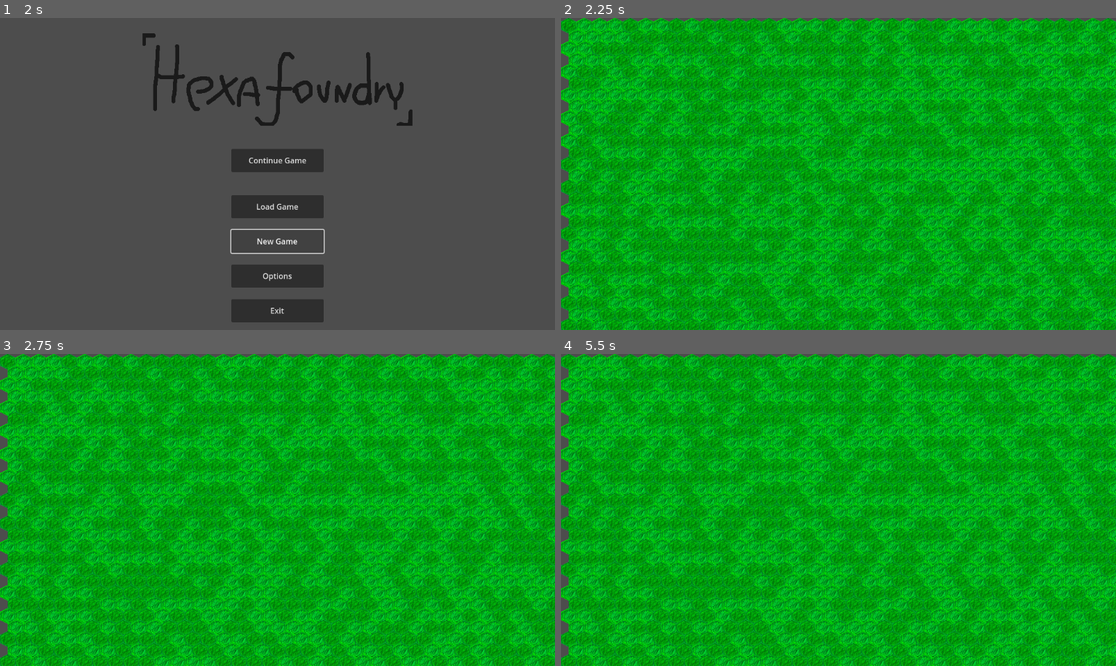
Above: before the commit, frames 1-4 (two rows, left to right).
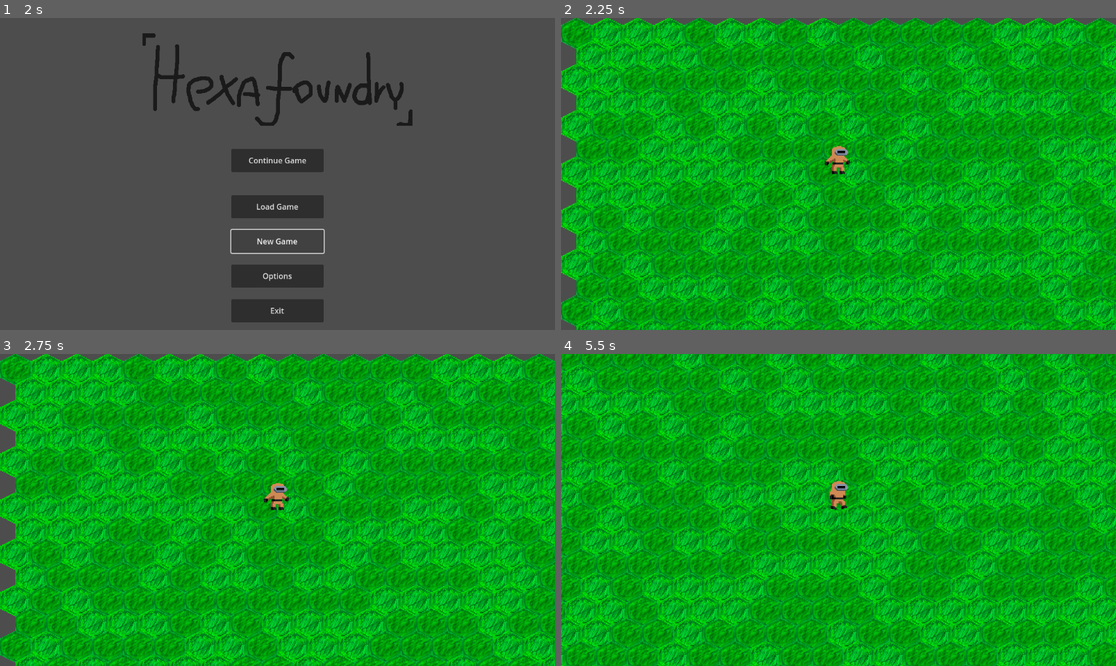
Above: after the commit, the same moments.

Repository: Photon-Gravity/Hexafoundry
Game: Godot game, scene res://scenes/menus/main_menu/menu_screen.tscn
Two runs of this game, one before a commit and one after it. Both use one fixed random seed, a clock stepped at 60 frames per second and the inputs below.
Inputs:
- Up to frame 1 (2 s): click "New Game" at 0.5 s; click "New Game" at 1.25 s
- Up to frame 2 (2.25 s): click "Continue Game" at 2 s
- Up to frame 3 (2.75 s): no input
- Up to frame 4 (5.5 s): hold D (move_right, bound only after the commit) 2.78-3.53 s; hold S (move_down, bound only after the commit) 3.53-4.28 s; hold D (move_right, bound only after the commit) 4.28-5.03 s; hold W (move_up, bound only after the commit) from 5.03 s (still down)

Frame 1 is identical in both runs. In frame 2, 58% of the frame differs, in the area x 0-100%, y 0-100%; in frame 3, 58%; in frame 4, 57%.

Commit message:
Added the player character and movement.

Diff:
--- /dev/null
+++ b/metallurgist.gd
@@ -0,0 +1,42 @@
+extends CharacterBody2D
+
+
+const SPEED = 125.0
+const JUMP_VELOCITY = -400.0
+const INV_SQRT_2 = 1/sqrt(2)
+
+@onready var animated_sprite = $AnimatedSprite2D
+
+func _physics_process(delta: float) -> void:
+	# Get the input direction and handle the movement/deceleration.
+	# As good practice, you should replace UI actions with custom gameplay actions.
+	var directionX := Input.get_axis("move_left", "move_right")
+	var directionY := Input.get_axis("move_up", "move_down")
+
+	if directionX:
+		velocity.x = directionX * SPEED
+	else:
+		velocity.x = move_toward(velocity.x, 0, SPEED)
+
+	if directionY:
+		velocity.y = directionY * SPEED
+	else:
+		velocity.y = move_toward(velocity.y, 0, SPEED)
+
+	if directionX && directionY:
+		velocity.x *= INV_SQRT_2;
+		velocity.y *= INV_SQRT_2;
+
+	if directionX > 0:
+		animated_sprite.flip_h = false
+	elif directionX < 0:
+		animated_sprite.flip_h = true;
+
+	#animations
+	if directionX == 0 && directionY == 0:
+		animated_sprite.play("idle")
+	else:
+		animated_sprite.play("run")
+
+
+	move_and_slide()
--- a/project.godot
+++ b/project.godot
@@ -14,3 +14,30 @@
 run/main_scene="res://scenes/menus/main_menu/menu_screen.tscn"
 config/features=PackedStringArray("4.3", "Forward Plus")
 config/icon="res://icon.svg"
+
+[input]
+
+move_up={
+"deadzone": 0.5,
+"events": [Object(InputEventKey,"resource_local_to_scene":false,"resource_name":"","device":-1,"window_id":0,"alt_pressed":false,"shift_pressed":false,"ctrl_pressed":false,"meta_pressed":false,"pressed":false,"keycode":0,"physical_keycode":87,"key_label":0,"unicode":119,"location":0,"echo":false,"script":null)
+]
+}
+move_left={
+"deadzone": 0.5,
+"events": [Object(InputEventKey,"resource_local_to_scene":false,"resource_name":"","device":-1,"window_id":0,"alt_pressed":false,"shift_pressed":false,"ctrl_pressed":false,"meta_pressed":false,"pressed":false,"keycode":0,"physical_keycode":65,"key_label":0,"unicode":97,"location":0,"echo":false,"script":null)
+]
+}
+move_down={
+"deadzone": 0.5,
+"events": [Object(InputEventKey,"resource_local_to_scene":false,"resource_name":"","device":-1,"window_id":0,"alt_pressed":false,"shift_pressed":false,"ctrl_pressed":false,"meta_pressed":false,"pressed":false,"keycode":0,"physical_keycode":83,"key_label":0,"unicode":115,"location":0,"echo":false,"script":null)
+]
+}
+move_right={
+"deadzone": 0.5,
+"events": [Object(InputEventKey,"resource_local_to_scene":false,"resource_name":"","device":-1,"window_id":0,"alt_pressed":false,"shift_pressed":false,"ctrl_pressed":false,"meta_pressed":false,"pressed":false,"keycode":0,"physical_keycode":68,"key_label":0,"unicode":100,"location":0,"echo":false,"script":null)
+]
+}
+
+[rendering]
+
+textures/canvas_textures/default_texture_filter=0
--- a/scenes/World/world.gd
+++ b/scenes/World/world.gd
@@ -1,11 +1,13 @@
 extends Node2D
 
-
+var seed = 0
 # Called when the node enters the scene tree for the first time.
-func _ready() -> void:
-	pass # Replace with function body.
-
+func _ready() -> void: # Replace with function body.
+	pass
 
 # Called every frame. 'delta' is the elapsed time since the previous frame.
 func _process(delta: float) -> void:
 	pass
+
+func getSeed() -> int:
+	return seed
--- a/scenes/World/world.tscn
+++ b/scenes/World/world.tscn
@@ -1,6 +1,8 @@
-[gd_scene load_steps=5 format=3 uid="uid://bn4rhbu7c8b44"]
+[gd_scene load_steps=7 format=3 uid="uid://bn4rhbu7c8b44"]
 
+[ext_resource type="Script" path="res://scenes/World/world.gd" id="1_hp2xh"]
 [ext_resource type="Texture2D" uid="uid://ccgi15mpkfscy" path="res://assets/sprites/tiles/floor-atlas.png" id="1_imfps"]
+[ext_resource type="PackedScene" uid="uid://c4vnti5r10wi3" path="res://scenes/objects/metallurgist/metallurgist.tscn" id="3_gbox2"]
 
 [sub_resource type="TileSetAtlasSource" id="TileSetAtlasSource_qn4im"]
 texture = ExtResource("1_imfps")
@@ -47,7 +49,14 @@
 "
 
 [node name="World" type="Node2D"]
+script = ExtResource("1_hp2xh")
 
 [node name="FloorLayer" type="TileMapLayer" parent="."]
 tile_set = SubResource("TileSet_33vrr")
 script = SubResource("GDScript_6jlkw")
+
+[node name="Metallurgist" parent="." instance=ExtResource("3_gbox2")]
+position = Vector2(288, 162)
+
+[node name="Camera2D" type="Camera2D" parent="Metallurgist"]
+zoom = Vector2(2, 2)
--- a/scenes/menus/main_menu/menu_screen.tscn
+++ b/scenes/menus/main_menu/menu_screen.tscn
@@ -34,7 +34,7 @@
 [node name="TextureRect" type="TextureRect" parent="MarginContainer/VBoxContainer"]
 layout_mode = 2
 texture = ExtResource("1_r5dnw")
-stretch_mode = 3
+stretch_mode = 5
 
 [node name="HBoxContainer" type="HBoxContainer" parent="MarginContainer"]
 layout_mode = 2
--- /dev/null
+++ b/scenes/objects/metallurgist/metallurgist.tscn
@@ -0,0 +1,76 @@
+[gd_scene load_steps=11 format=3 uid="uid://c4vnti5r10wi3"]
+
+[ext_resource type="Script" path="res://metallurgist.gd" id="1_higgi"]
+[ext_resource type="Texture2D" uid="uid://dc4y6ftiscb1y" path="res://assets/sprites/objects/metallurgist.png" id="2_q2mkg"]
+
+[sub_resource type="AtlasTexture" id="AtlasTexture_2junq"]
+atlas = ExtResource("2_q2mkg")
+region = Rect2(0, 0, 32, 32)
+
+[sub_resource type="AtlasTexture" id="AtlasTexture_dtlvm"]
+atlas = ExtResource("2_q2mkg")
+region = Rect2(32, 0, 32, 32)
+
+[sub_resource type="AtlasTexture" id="AtlasTexture_1u6ba"]
+atlas = ExtResource("2_q2mkg")
+region = Rect2(0, 32, 32, 32)
+
+[sub_resource type="AtlasTexture" id="AtlasTexture_duv1b"]
+atlas = ExtResource("2_q2mkg")
+region = Rect2(32, 32, 32, 32)
+
+[sub_resource type="AtlasTexture" id="AtlasTexture_0rra4"]
+atlas = ExtResource("2_q2mkg")
+region = Rect2(64, 32, 32, 32)
+
+[sub_resource type="AtlasTexture" id="AtlasTexture_qwyna"]
+atlas = ExtResource("2_q2mkg")
+region = Rect2(96, 32, 32, 32)
+
+[sub_resource type="SpriteFrames" id="SpriteFrames_81oq2"]
+animations = [{
+"frames": [{
+"duration": 1.0,
+"texture": SubResource("AtlasTexture_2junq")
+}, {
+"duration": 1.0,
+"texture": SubResource("AtlasTexture_dtlvm")
+}],
+"loop": true,
+"name": &"idle",
+"speed": 2.0
+}, {
+"frames": [{
+"duration": 1.0,
+"texture": SubResource("AtlasTexture_1u6ba")
+}, {
+"duration": 1.0,
+"texture": SubResource("AtlasTexture_duv1b")
+}, {
+"duration": 1.0,
+"texture": SubResource("AtlasTexture_0rra4")
+}, {
+"duration": 1.0,
+"texture": SubResource("AtlasTexture_qwyna")
+}],
+"loop": true,
+"name": &"run",
+"speed": 5.0
+}]
+
+[sub_resource type="CircleShape2D" id="CircleShape2D_rpr0v"]
+
+[node name="Metallurgist" type="CharacterBody2D"]
+motion_mode = 1
+script = ExtResource("1_higgi")
+
+[node name="AnimatedSprite2D" type="AnimatedSprite2D" parent="."]
+position = Vector2(-1, -16)
+sprite_frames = SubResource("SpriteFrames_81oq2")
+animation = &"idle"
+autoplay = "idle"
+frame_progress = 0.0528297
+
+[node name="CollisionShape2D" type="CollisionShape2D" parent="."]
+position = Vector2(0, -10)
+shape = SubResource("CircleShape2D_rpr0v")
Binary file added: assets/sprites/objects/metallurgist.png
Not shown, added: assets/sprites/objects/metallurgist.png.import
